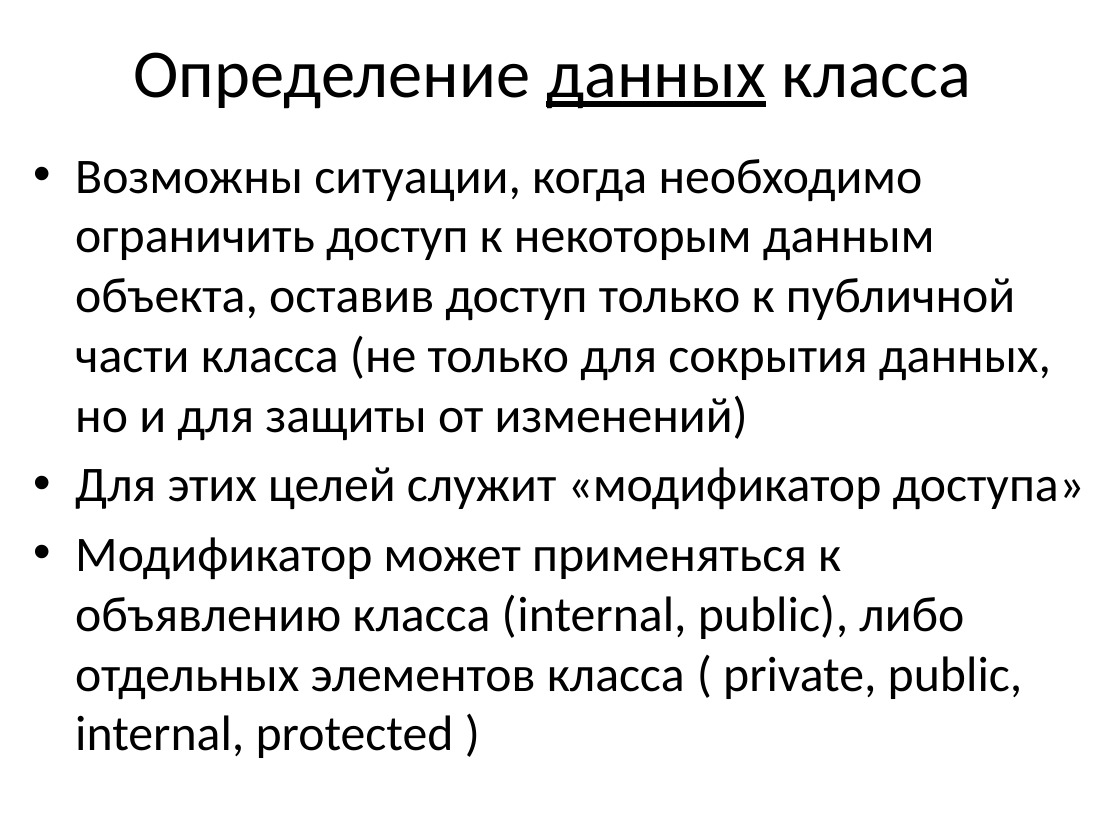
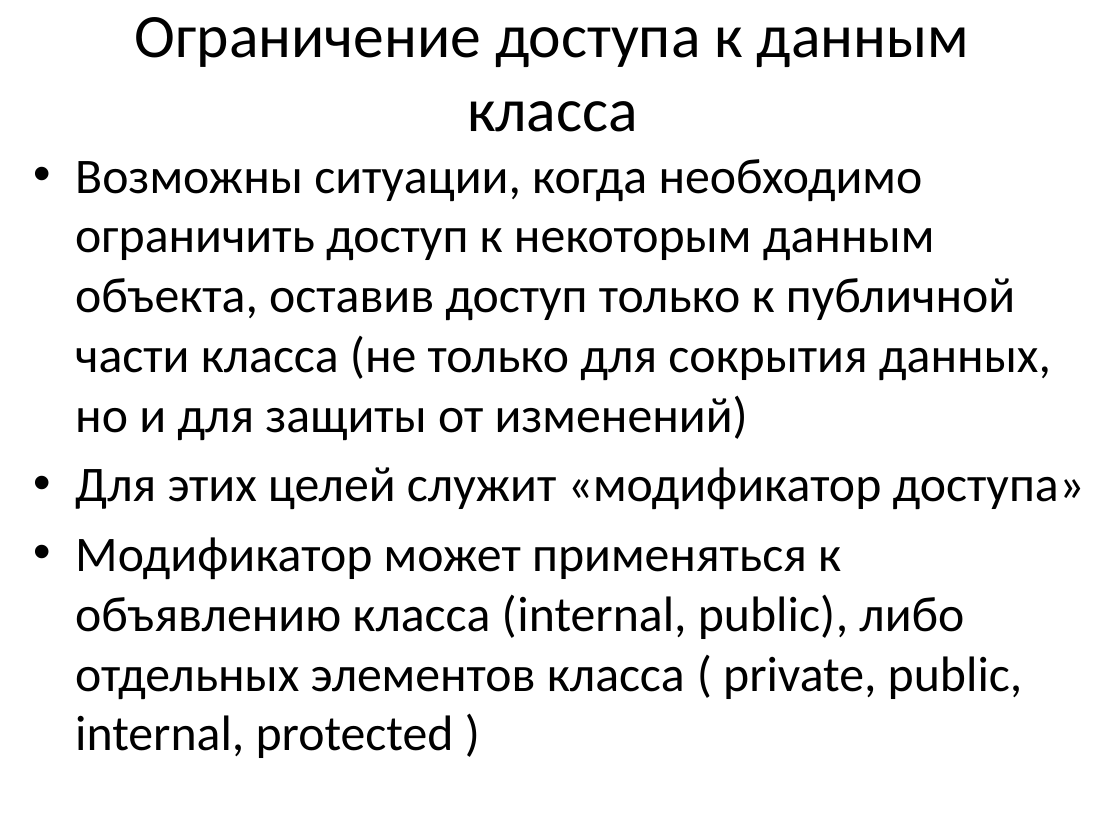
Before and after one commit to blockin90/lec_prog, a slide deck: slide 21 of Лекция 1 - ООП, модификатор доступа.pptx (slide 19 before the commit). Drawn at 1120x840 pixels with LibreOffice and Linux fonts; fonts in the diff are those of the drawing. Boxes give left, top, right and bottom in pixels: in the first picture for what was removed or moved away, otherwise in the second. Text is boxed around its words. In the diff, an @@ line names an element or a change of style, - is before the commit and + after.

```diff
--- a/Лекция 1 - ООП, модификатор доступа.pptx
+++ b/Лекция 1 - ООП, модификатор доступа.pptx
@@ title at box(135, 17, 969, 132): text changed; size 44 to 39.6 pt @@
-Определение данных класса
+Ограничение доступа к данным класса
```
Also in this commit, not shown: 7 other slides changed, 7 slides added, 3 slides removed, 3 other files.
